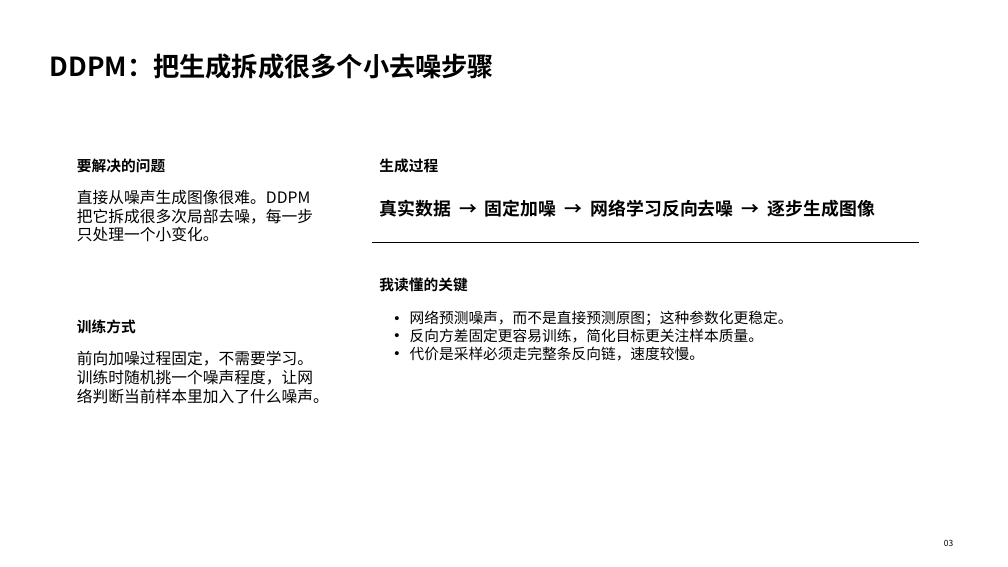
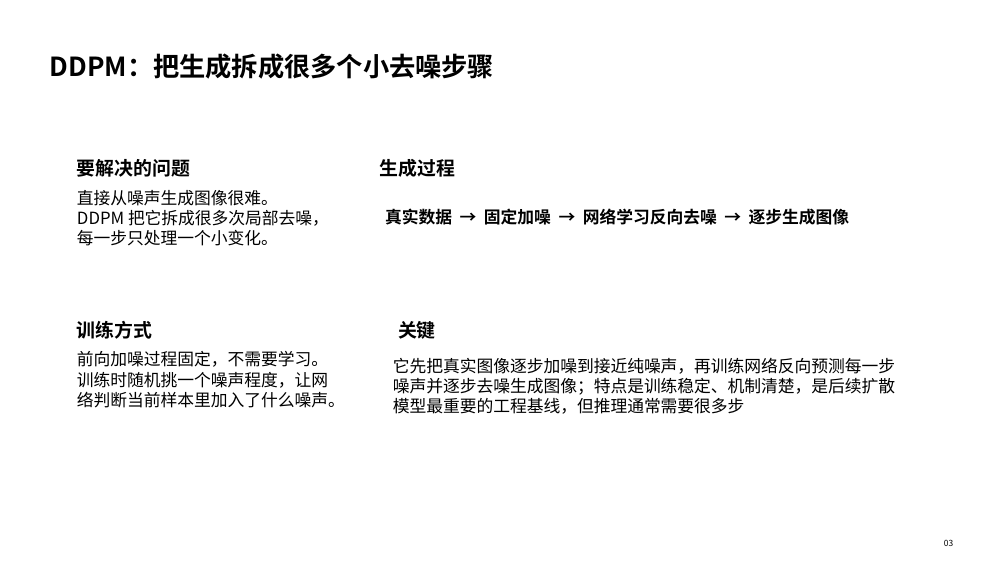
Before and after one commit to Gsheen76/My-Obsidian, a slide deck: slide 3 of 项目/学习/多任务成像/相关论文/四篇生成模型组会汇报_优化版.pptx. Drawn at 1008x567 pixels with LibreOffice and Linux fonts; fonts in the diff are those of the drawing. Boxes give left, top, right and bottom in pixels: in the first picture for what was removed or moved away, otherwise in the second. Text is boxed around its words. In the diff, an @@ line names an element or a change of style, - is before the commit and + after.

```diff
--- a/项目/学习/多任务成像/相关论文/四篇生成模型组会汇报_优化版.pptx
+++ b/项目/学习/多任务成像/相关论文/四篇生成模型组会汇报_优化版.pptx
@@ text "直接从噪声生成图像很难。DDPM 把它拆成很多次局部去噪，每一步只处理一个小变化。" at [77, 190, 329, 246]: size 15 to 16 pt @@
@@ text "真实数据 → 固定加噪 → 网络学习反向去噪 ...": place and size @@
-text "真实数据 → 固定加噪 → 网络学习反向去噪 ..." at [379, 199, 875, 217]
+text "真实数据 → 固定加噪 → 网络学习反向去噪 ..." at [385, 208, 849, 225]
@@ text "真实数据 → 固定加噪 → 网络学习反向去噪 ..." at [385, 208, 849, 225]: size 17 to 16 pt @@
@@ line removed from (372, 242) to (919, 242) @@
@@ size 14 to 18 pt in 3 elements at [379, 159, 455, 177], [77, 159, 190, 177], [77, 321, 153, 339] @@
@@ text at [398, 321, 436, 339]: text changed; size 14 to 18 pt @@
-我读懂的关键
+关键
@@ text "前向加噪过程固定，不需要学习。训练时随机挑一个噪声程度，让网络判断当前样本里加入了什么噪声。" at [77, 351, 345, 408]: size 15 to 16 pt @@
@@ text at [393, 358, 895, 414]: text changed; size 14 to 16 pt @@
-• 网络预测噪声，而不是直接预测原图；这种参数化更稳定。
-• 反向方差固定更容易训练，简化目标更关注样本质量。
-• 代价是采样必须走完整条反向链，速度较慢。
+它先把真实图像逐步加噪到接近纯噪声，再训练网络反向预测每一步噪声并逐步去噪生成图像；特点是训练稳定、机制清楚，是后续扩散模型最重要的工程基线，但推理通常需要很多步
```
Also in this commit, not shown: 8 other slides changed, 1 other file.
